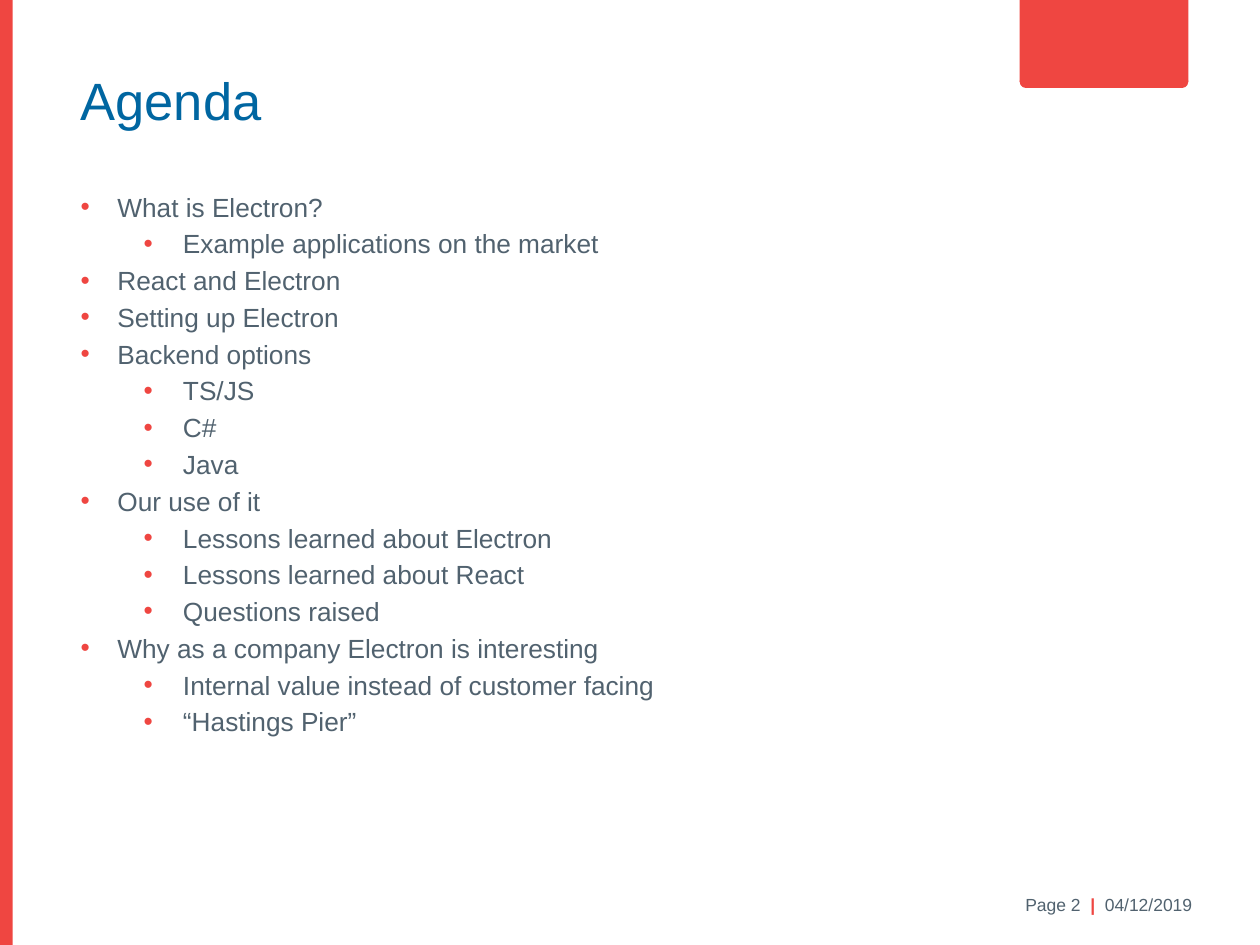
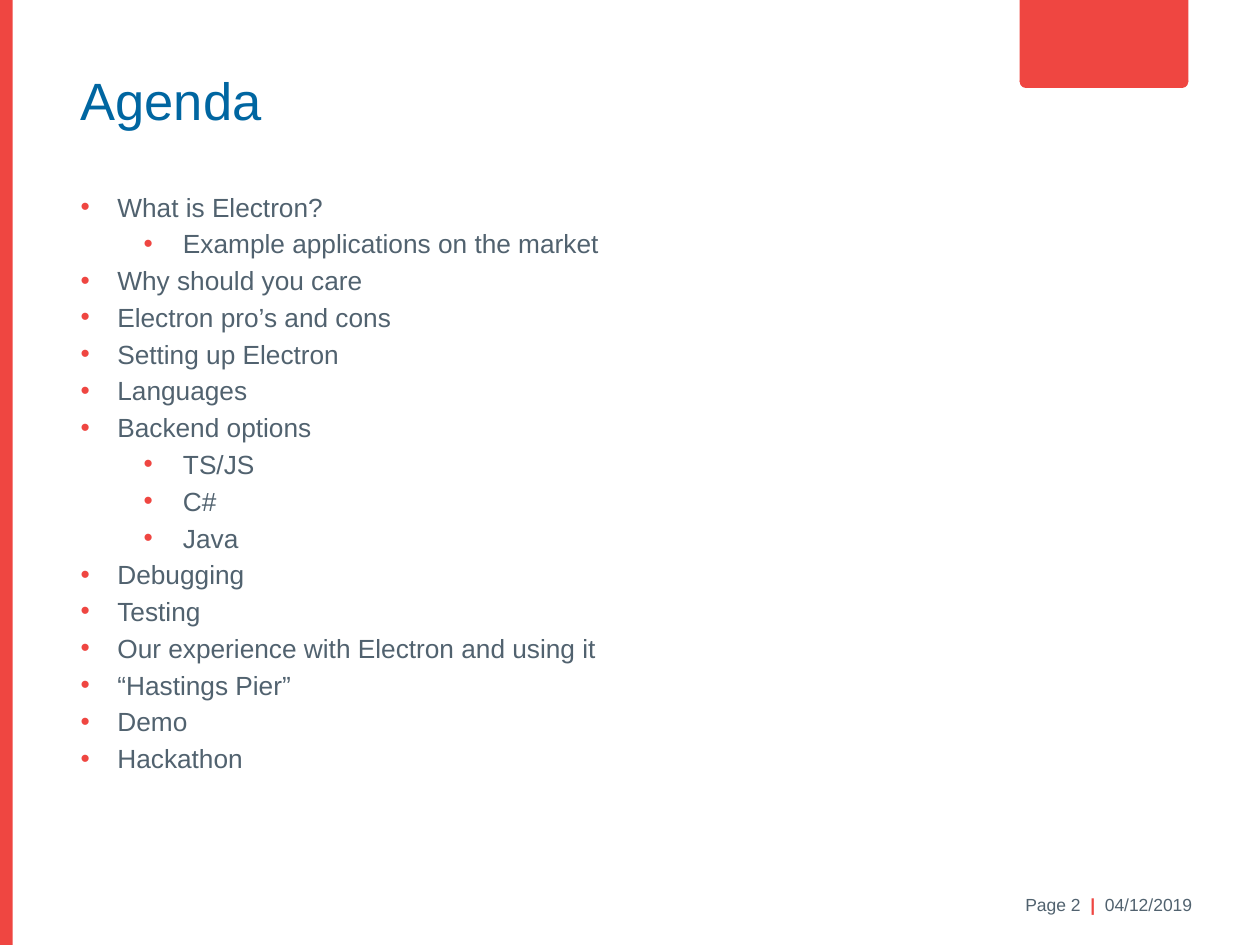
Before and after one commit to antonmaeso/HastingsPier, a slide deck: slide 2 of Electron Brownbag.pptx. Drawn at 1260x945 pixels with LibreOffice and Linux fonts; fonts in the diff are those of the drawing; background and template pictures are left out. Boxes give left, top, right and bottom in pixels: in the first picture for what was removed or moved away, otherwise in the second. Text is boxed around its words. In the diff, an @@ line names an element or a change of style, - is before the commit and + after.

Commit message:
Powerpoint update

```diff
--- a/Electron Brownbag.pptx
+++ b/Electron Brownbag.pptx
@@ text at [117,271,390,333]: text changed @@
-• React and Electron
+• Why should you care
+• Electron pro’s and cons
@@ text at [117,382,247,406]: paragraph added @@
+• Languages
@@ text at [117,565,595,664]: text changed @@
-• Our use of it
-  • Lessons learned about Electron
-  • Lessons learned about React
-  • Questions raised
-• Why as a company Electron is interesting
-  • Internal value instead of customer facing
+• Debugging
+• Testing
+• Our experience with Electron and using it
@@ text at [117,676,290,700]: list level 2 to 1 in "“Hastings Pier”" @@
@@ text at [117,713,242,768]: paragraphs added @@
+• Demo
+• Hackathon
```
Also in this commit, not shown: 4 other slides changed, 4 slides added, 1 slide removed, 1 other file.
